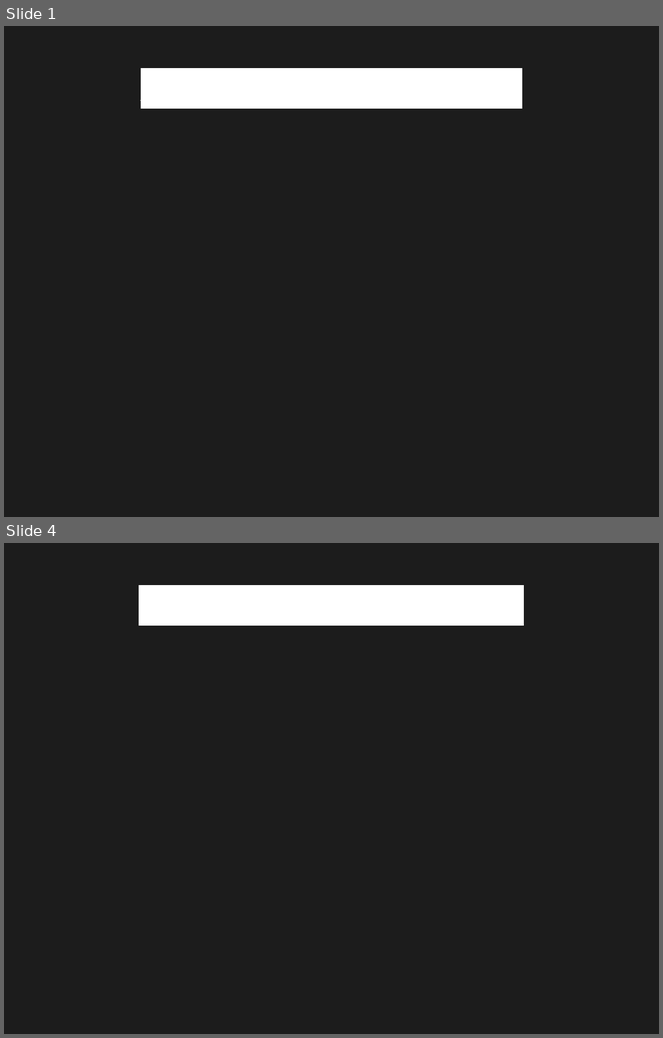
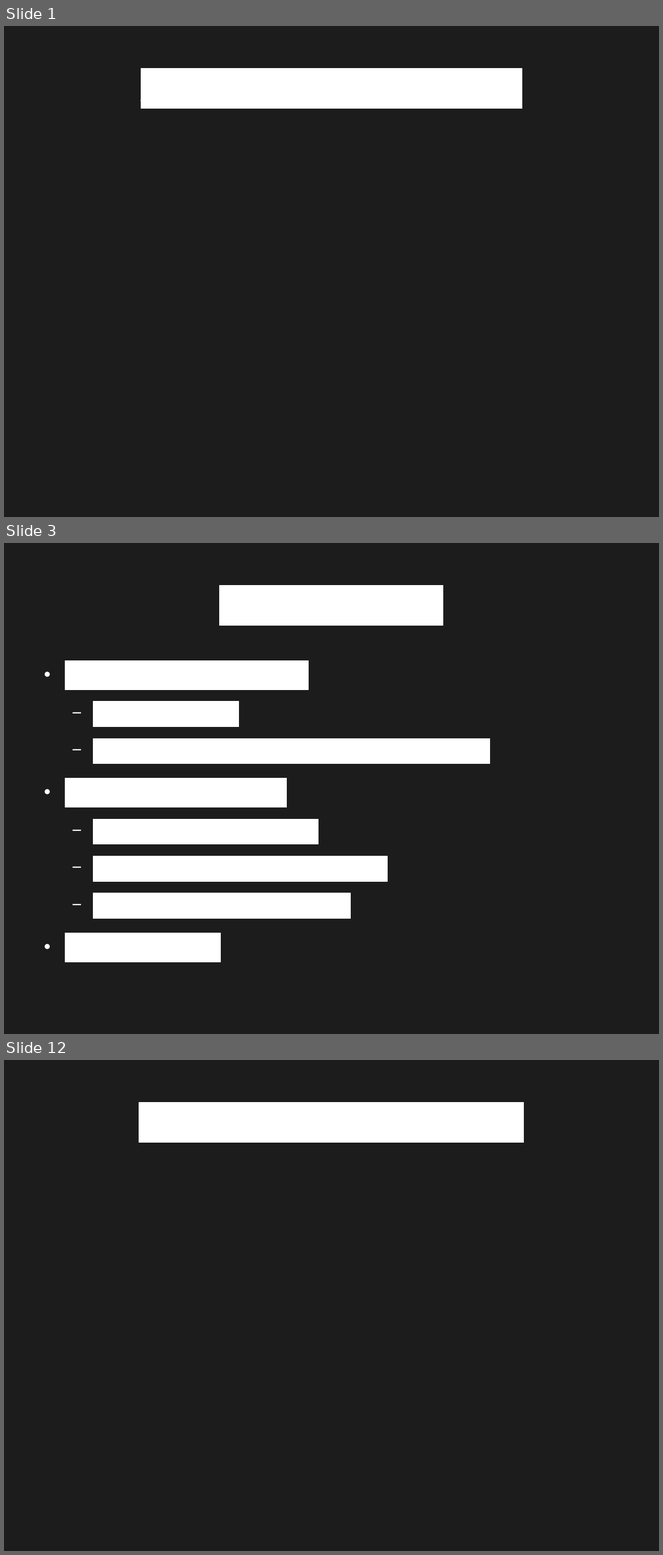
Before and after one commit to Qqwy/cc_pc, a slide deck: presentation.odp. Shown one above the other, each under a label of ours: slides 1 and 4 before the commit, slides 1, 3 and 12 after it; the slides between them are not shown. The pictures are 663x1038 and 663x1555 pixels, drawn with LibreOffice and Linux fonts; fonts in the diff are those of the drawing. Boxes give left, top, right and bottom in pixels: in the first picture for what was removed or moved away, otherwise in the second. Text is boxed around its words. In the diff, an @@ line names an element or a change of style, - is before the commit and + after.

```diff
--- a/presentation.odp
+++ b/presentation.odp
@@ slide 3 added at [4,543,659,1034], background #1C1C1C @@
@@ title added at [219,585,443,626], 44 pt, text #FFFFFF @@
+Why parsers?
@@ text added at [65,661,490,963], 28 pt, text #FFFFFF @@
+● Regular Expressions
+  − Limited Scope
+  − 'mini parser'. Try building them youself!
+● Parsers are useful:
+  − Compiling/Interpreting
+  − Semantical Analysis (Linting)
+  − Understanding user input
+● They are fun!
@@ what was slide 4 is now slide 12 @@
```
Also in this commit, not shown: 1 slide changed, 8 other slides added, 1 slide removed, 5 other files.
